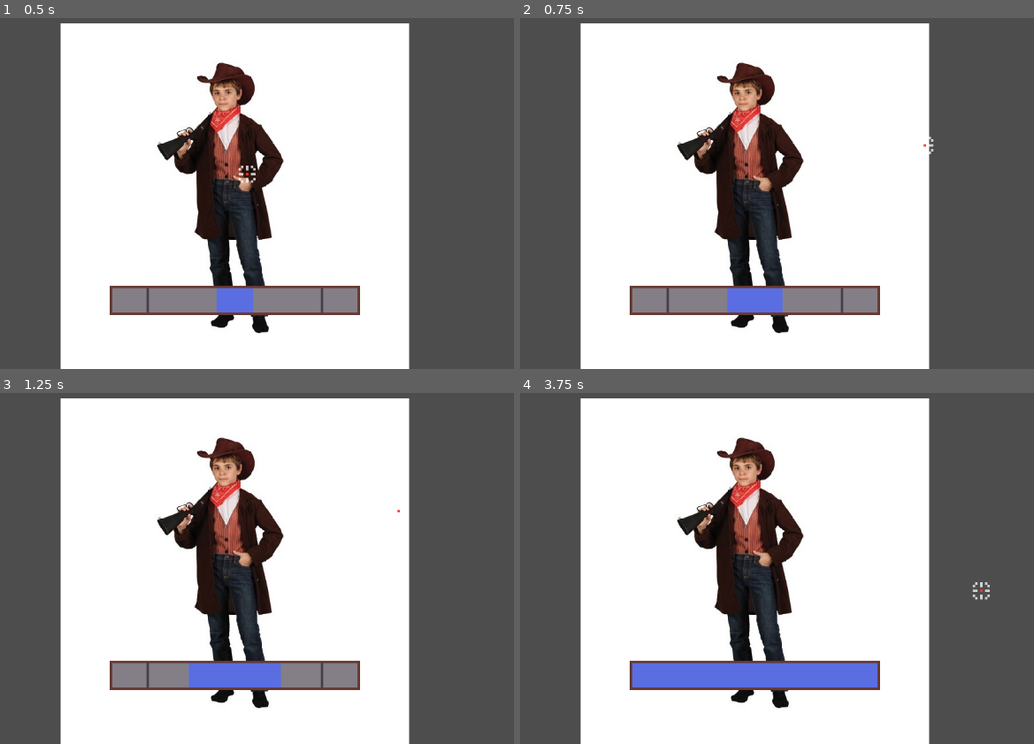
Above: before the commit, frames 1-4 (two rows, left to right).
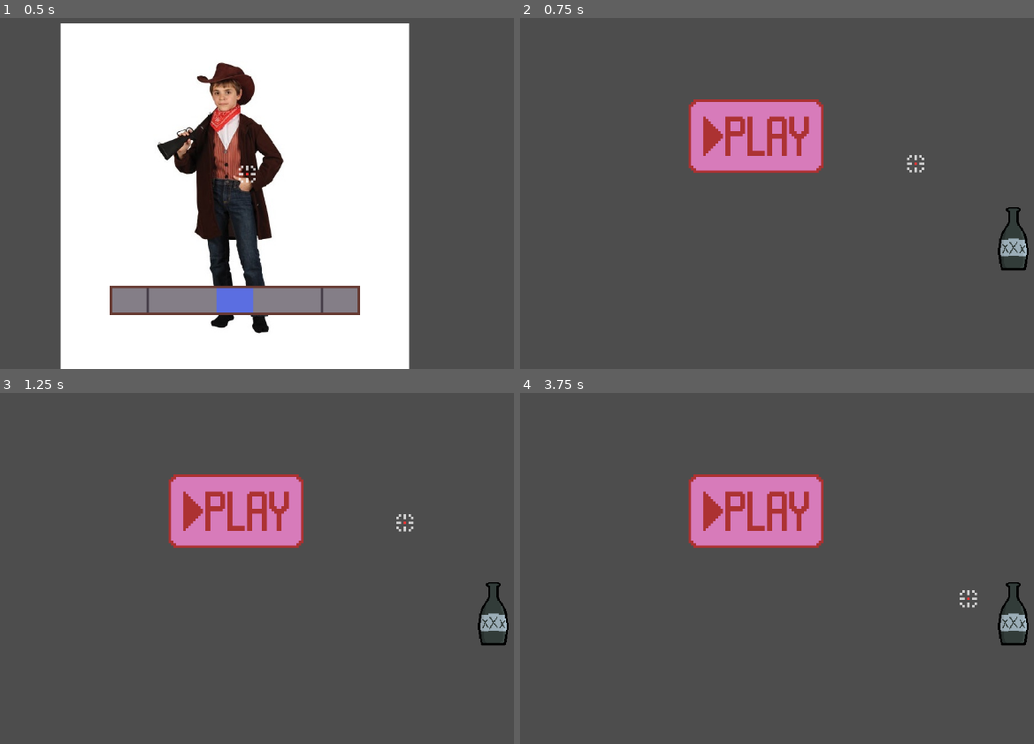
Above: after the commit, the same moments.

Repository: norg31/game-about-drawing
Game: Godot game, scene res://scenes/fight.tscn
The game is run twice, just before and just after one commit, with the same random seed, the same clock (stepped at 60 frames per second) and the same inputs. This scene is started directly instead of the project's main scene.
Inputs (mouse positions are in pixels of both pictures, inside the frame that each line leads up to):
- Up to frame 1 (0.5 s): no input
- Up to frame 2 (0.75 s): tap Enter at 0.5 s; move the mouse to (910, 151) at 0.52 s; press the mouse at (910, 151) at 0.53 s
- Up to frame 3 (1.25 s): no input
- Up to frame 4 (3.75 s): move the mouse to (612, 564) at 1.27 s; release the mouse at (612, 564) at 1.28 s; click (612, 564) at 1.35 s; move the mouse to (823, 459) at 2.02 s; press the mouse at (823, 459) at 2.03 s; move the mouse to (720, 624) at 2.77 s; release the mouse at (720, 624) at 2.78 s; click (720, 624) at 2.85 s; move the mouse to (967, 603) at 3.52 s; press the mouse at (967, 603) at 3.53 s

Frame 1 is identical in both runs. In frame 2, 68% of the frame differs, in the area x 11-99%, y 1-100%; in frame 3, 68%; in frame 4, 68%.

Commit message:
basic gameplay loop; winning/losing mechanic

Diff:
--- a/project.godot
+++ b/project.godot
@@ -18,6 +18,7 @@
 [autoload]
 
 GameState="*uid://coa7a8ll5lty0"
+DuelingJudge="*uid://bp0loci8nvk0w"
 
 [input]
 
--- a/scenes/scripts/body parts/enemy_head.gd
+++ b/scenes/scripts/body parts/enemy_head.gd
@@ -2,8 +2,9 @@
 @onready var enemy: Node2D = $".."
 @onready var draw_bar: TextureProgressBar = $"../DrawBar"
 
-
 func shoot():
 	if draw_bar.can_be_killed:
 		print("you won")
-		enemy.queue_free()
+		DuelingJudge.is_shot = true
+	else:
+		print("You got killed")
--- a/scenes/scripts/body parts/enemy_torso.gd
+++ b/scenes/scripts/body parts/enemy_torso.gd
@@ -2,8 +2,9 @@
 @onready var enemy: Node2D = $".."
 @onready var draw_bar: TextureProgressBar = $"../DrawBar"
 
-
 func shoot():
 	if draw_bar.can_be_killed:
 		print("you won")
-		enemy.queue_free()
+		DuelingJudge.is_shot = true
+	else:
+		print("You got killed")
--- a/scenes/scripts/draw_bar.gd
+++ b/scenes/scripts/draw_bar.gd
@@ -1,11 +1,18 @@
 extends TextureProgressBar
-@onready var draw_bar: TextureProgressBar = $"."
 
 @export var can_be_killed = false
 
-func _process(delta: float) -> void:
-	draw_bar.value += step
-	if draw_bar.value >= 70:
+func _ready() -> void:
+	DuelingJudge.is_dueling = true
+
+func _process(_delta: float) -> void:
+	value += step
+
+	if value > 70 and value < 100:
 		can_be_killed = true
+
+	elif value == 100:
+		can_be_killed = false
+		DuelingJudge.duel_lost()
 	else:
 		can_be_killed = false
--- /dev/null
+++ b/scenes/scripts/dueling judge.gd
@@ -0,0 +1,33 @@
+extends Node
+
+
+var is_dueling = false
+var is_shot = false
+
+func _input(event: InputEvent) -> void:
+	if not is_dueling:
+		return
+	else:
+		if event.is_action_pressed("shoot") and is_shot:
+			duel_won()
+		elif event.is_action_pressed("shoot") and !is_shot:
+			duel_lost()
+
+
+func duel_won():
+	print("duel won")
+	is_shot = false
+	is_dueling = false
+	get_tree().change_scene_to_file("res://scenes/drink.tscn")
+
+func duel_lost():
+	print("duel lost")
+	print("Level achieved: ", GameState.level_counter)
+	is_shot = false
+	is_dueling = false
+
+	GameState.wobble_strength = GameState.BASE_STRENGTH
+	GameState.wobble_speed = GameState.BASE_SPEED
+	GameState.level_counter = GameState.BASE_LEVEL
+
+	get_tree().change_scene_to_file("res://scenes/main.tscn")
--- a/scenes/scripts/game_state.gd
+++ b/scenes/scripts/game_state.gd
@@ -3,3 +3,9 @@
 var wobble_strength = 6.0
 var wobble_speed = 2.0
 var level_counter = 0
+
+
+
+const BASE_STRENGTH = 6.0
+const BASE_SPEED = 2.0
+const BASE_LEVEL = 0
Not shown, added: scenes/scripts/dueling judge.gd.uid
